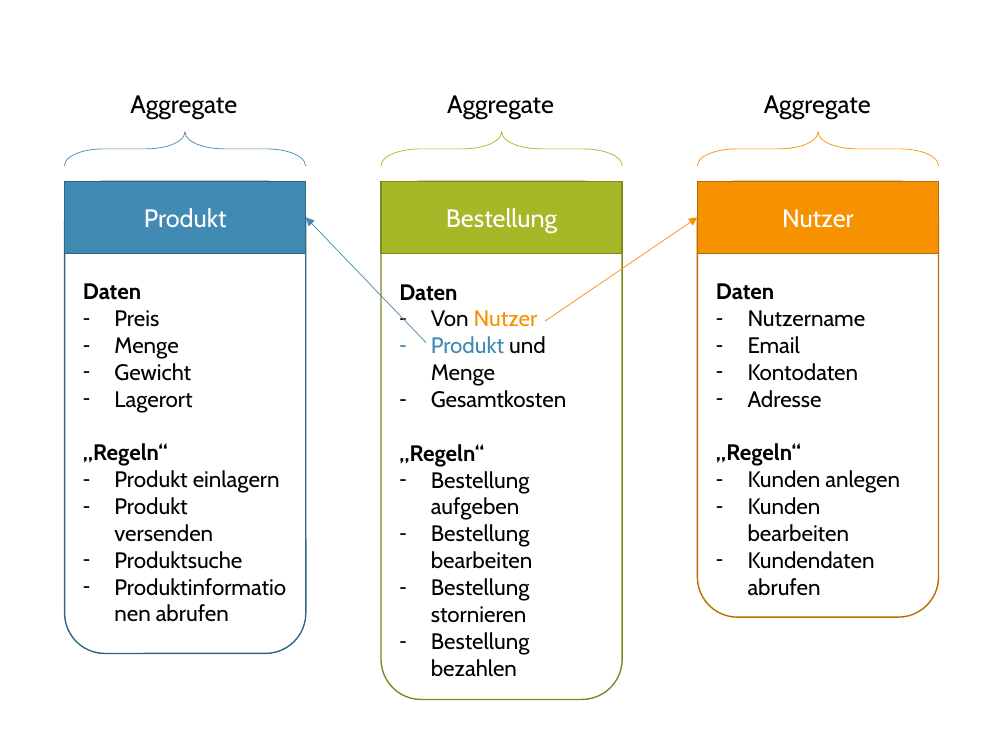
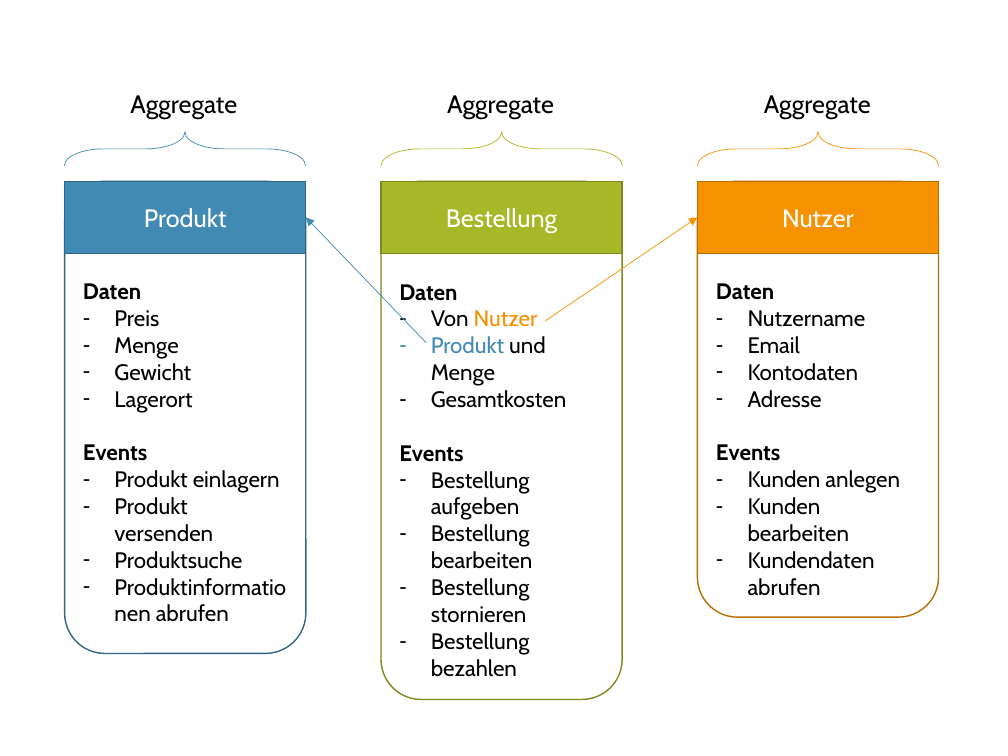
Before and after one commit to FabianWilms/hm-ba, a slide deck: slide 4 of images/ppt/graphics.pptx. Drawn at 1008x756 pixels with LibreOffice and Linux fonts; fonts in the diff are those of the drawing. Boxes give left, top, right and bottom in pixels: in the first picture for what was removed or moved away, otherwise in the second. Text is boxed around its words. In the diff, an @@ line names an element or a change of style, - is before the commit and + after.

```diff
--- a/images/ppt/graphics.pptx
+++ b/images/ppt/graphics.pptx
@@ text at [83, 444, 147, 461]: text changed @@
-„Regeln“
+Events
@@ text at [399, 445, 463, 462]: text changed @@
-„Regeln“
+Events
@@ text at [716, 444, 780, 461]: text changed @@
-„Regeln“
+Events
```
Also in this commit, not shown: 3 other slides changed, 1 slide added, 11 other files.
